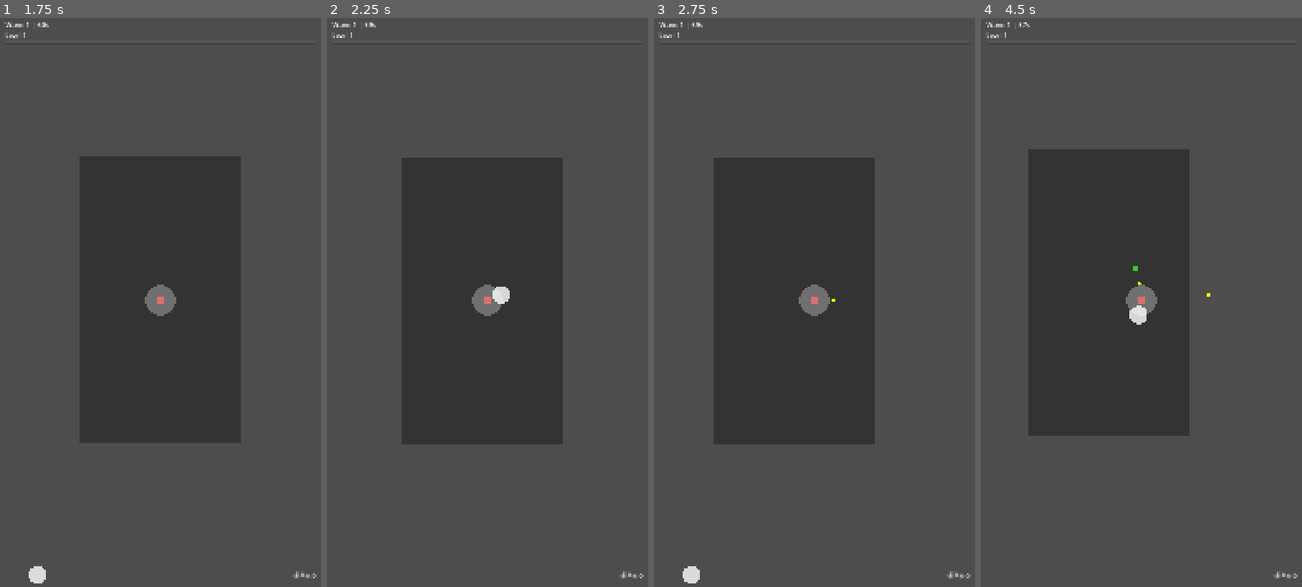
Above: before the commit, frames 1-4 (left to right).
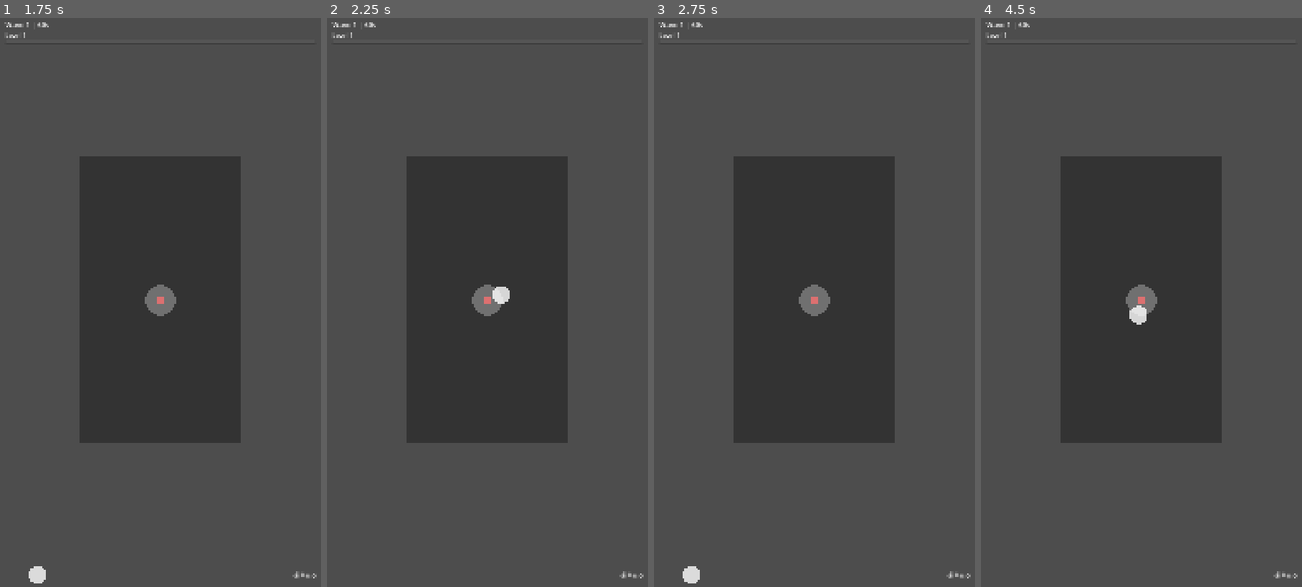
Above: after the commit, the same moments.

Repository: pengjipan/godot-minigame
Game: Godot game, scene res://scenes/menus/main_menu.tscn
The game is run twice, just before and just after one commit, with the same random seed, the same clock (stepped at 60 frames per second) and the same inputs.
Inputs (mouse positions are in pixels of both pictures, inside the frame that each line leads up to):
- Up to frame 1 (1.75 s): click "START GAME" at 0.5 s; click "Potato Warrior Balanced chara…" at 1.25 s
- Up to frame 2 (2.25 s): move the mouse to (558, 274) at 2.02 s; hold Right (ui_right) from 2.03 s (still down); click (558, 274) at 2.17 s
- Up to frame 3 (2.75 s): keep holding Right (ui_right)
- Up to frame 4 (4.5 s): release Right (ui_right) at 2.75 s; drag from (1077, 330) to (1141, 302) at 2.77 s; move the mouse to (1173, 171) at 3.52 s; hold Right (ui_right) 3.53-4.25 s; drag from (1125, 416) to (1135, 268) at 4.27 s

Frame 1 is identical in both runs. In frame 2, 1.8% of the frame differs, in the area x 11-75%, y 1-75%; in frame 3, 6.5%; in frame 4, 11%, in the area x 11-75%, y 0-75%.
Error before the commit: Invalid access to property or key 'xp_required' on a base object of type 'Node (experience_manager.gd)'. (res://scenes/ui/game_hud.gd:84)
Error after the commit: Parse Error: Static function "calculate_world_bounds()" not found in base "ScreenUtils". (res://scenes/player/player.gd:45)

Commit message:
feat(player): integrate PlayerStats component
Co-Authored-By: Claude Sonnet 4.6 (1M context) <noreply@anthropic.com>

Diff:
--- a/scenes/player/player.gd
+++ b/scenes/player/player.gd
@@ -4,7 +4,9 @@
 
 @export var character_data: CharacterData = null
 @export var camera_smoothing: float = 0.1
-@export var world_bounds: Rect2 = Rect2(0, 0, 1080, 1920)  # 默认竖屏边界
+@export var player_margin: float = 30.0  # 距离边界的最小距离
+
+var world_bounds: Rect2 = Rect2(0, 0, 1080, 1920)  # 会在_ready中动态计算
 
 var move_speed: float = 200.0
 var current_velocity: Vector2 = Vector2.ZERO
@@ -14,6 +16,7 @@
 var hurtbox_component: HurtboxComponent = null
 var inventory: Node = null
 var camera: Camera2D = null
+var player_stats: PlayerStats = null
 
 var nearest_enemy: Node2D = null
 var last_damage_time: float = 0.0
@@ -29,7 +32,20 @@
 	camera = $Camera2D
 	inventory = $PlayerInventory
 
-	print("[Player] Components: Health=", health_component != null, " Camera=", camera != null, " Inventory=", inventory != null)
+	# Add PlayerStats component
+	player_stats = PlayerStats.new()
+	player_stats.name = "PlayerStats"
+	add_child(player_stats)
+
+	print("[Player] Components: Health=", health_component != null, " Camera=", camera != null, " Inventory=", inventory != null, " Stats=", player_stats != null)
+
+	# Calculate dynamic world bounds based on viewport and camera zoom
+	if camera:
+		var camera_zoom = camera.zoom
+		world_bounds = ScreenUtils.calculate_world_bounds(get_viewport(), camera_zoom, player_margin)
+		print("[Player] Dynamic world bounds: ", world_bounds)
+		print("[Player] Viewport size: ", get_viewport().get_visible_rect().size)
+		print("[Player] Camera zoom: ", camera_zoom)
 
 	# Load character data or use default
 	if character_data == null:
@@ -44,6 +60,9 @@
 		health_component.max_health = character_data.max_health
 		health_component.reset()
 		print("[Player] Health: ", health_component.current_health, "/", health_component.max_health)
+
+	# Apply stat bonuses
+	apply_stat_bonuses()
 
 	# Connect signals
 	if health_component:
@@ -100,9 +119,9 @@
 	velocity = input_dir * move_speed
 	move_and_slide()
 
-	# Clamp player position to world bounds
-	global_position.x = clamp(global_position.x, world_bounds.position.x + 30, world_bounds.position.x + world_bounds.size.x - 30)
-	global_position.y = clamp(global_position.y, world_bounds.position.y + 30, world_bounds.position.y + world_bounds.size.y - 30)
+	# Clamp player position to world bounds (margin already included in world_bounds calculation)
+	global_position.x = clamp(global_position.x, world_bounds.position.x, world_bounds.position.x + world_bounds.size.x)
+	global_position.y = clamp(global_position.y, world_bounds.position.y, world_bounds.position.y + world_bounds.size.y)
 
 ## Set joystick input from UI
 func set_joystick_input(input_vec: Vector2) -> void:
@@ -152,3 +171,25 @@
 ## Apply knockback to player
 func apply_knockback(force: Vector2) -> void:
 	velocity += force
+
+## Apply stat bonuses from PlayerStats component
+func apply_stat_bonuses() -> void:
+	if not player_stats:
+		return
+
+	# Apply max HP bonus
+	if health_component and character_data:
+		var base_max_hp = character_data.max_health
+		var new_max_hp = player_stats.get_max_hp(base_max_hp)
+		health_component.max_health = new_max_hp
+		# Update current health if needed (keep it within new max)
+		if health_component.current_health > new_max_hp:
+			health_component.current_health = new_max_hp
+		EventBus.health_updated.emit(health_component.current_health, health_component.max_health)
+
+	# Apply move speed multiplier
+	if character_data:
+		var base_speed = character_data.move_speed
+		move_speed = player_stats.get_move_speed(base_speed)
+
+	print("[Player] Applied stat bonuses: HP=%d, Speed=%.1f" % [health_component.max_health if health_component else 0, move_speed])
